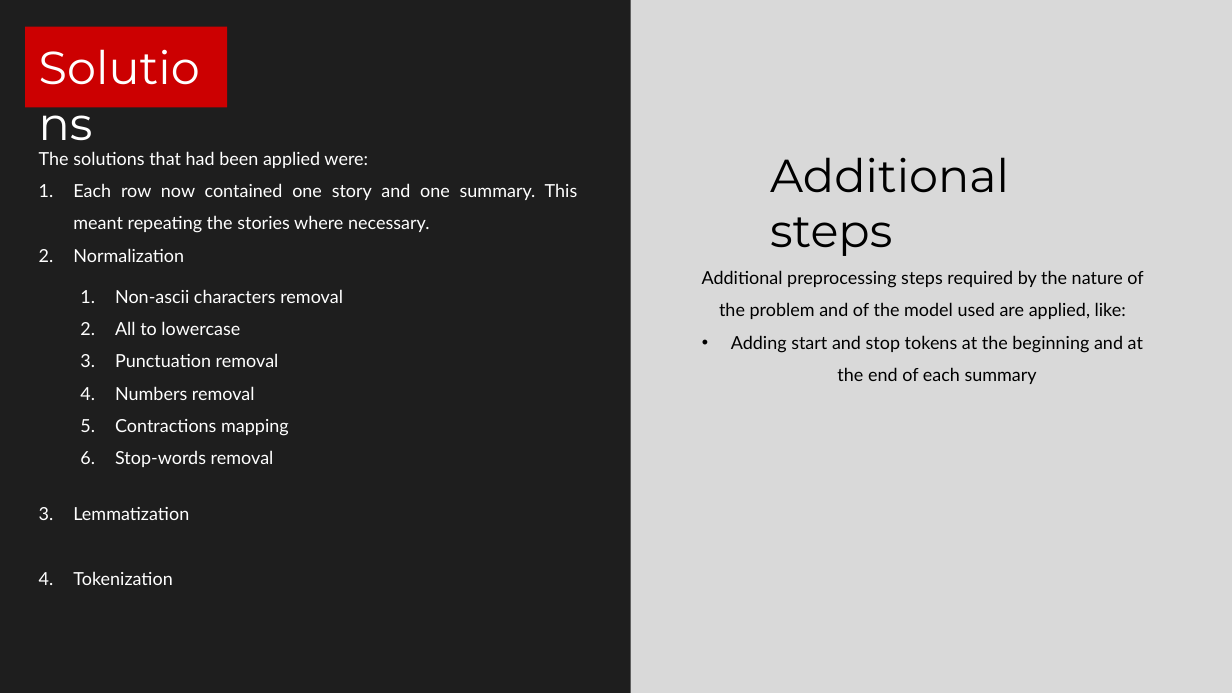
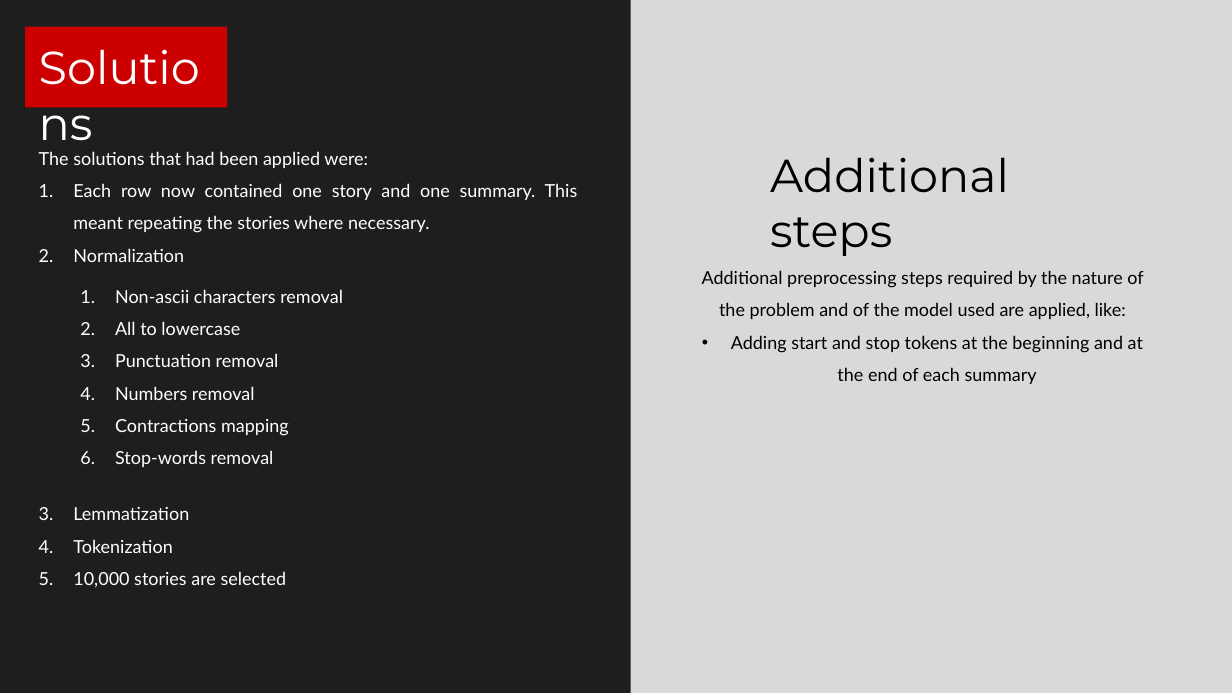
Before and after one commit to federicodeservi/TMS_project, a slide deck: slide 4 of presentation/presentation.pptx. Drawn at 1232x693 pixels with LibreOffice and Linux fonts; fonts in the diff are those of the drawing. Boxes give left, top, right and bottom in pixels: in the first picture for what was removed or moved away, otherwise in the second. Text is boxed around its words. In the diff, an @@ line names an element or a change of style, - is before the commit and + after.

```diff
--- a/presentation/presentation.pptx
+++ b/presentation/presentation.pptx
@@ text at [73, 571, 287, 588]: paragraph added @@
+5. 10,000 stories are selected
```
Also in this commit, not shown: 6 other slides changed, 1 slide added, 9 other files.
